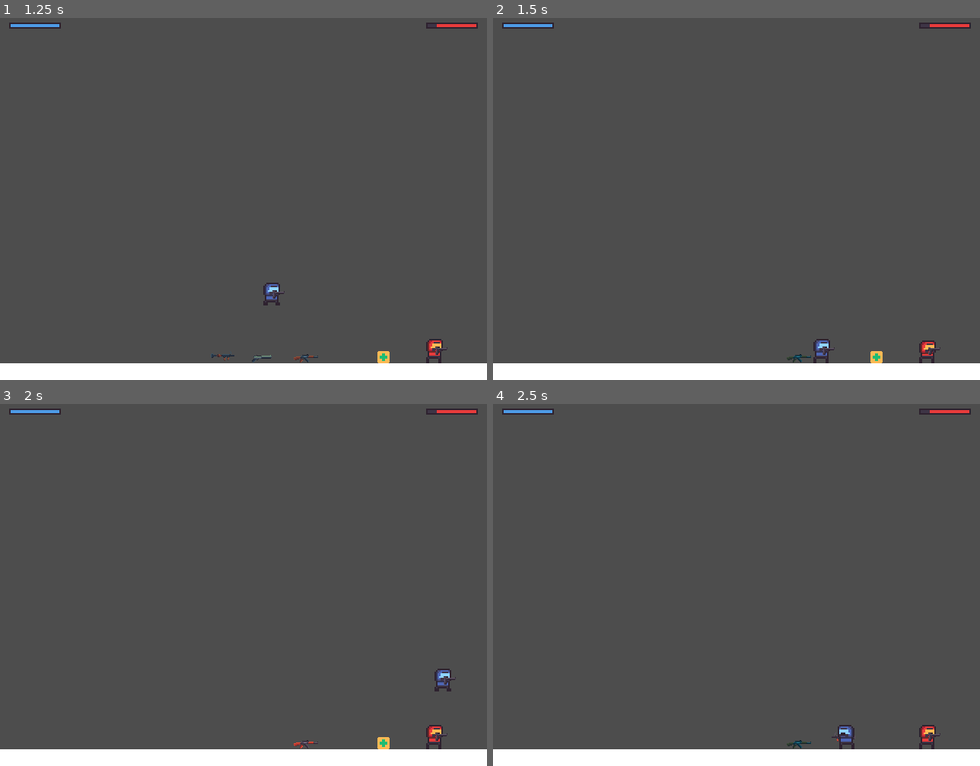
Above: before the commit, frames 1-4 (two rows, left to right).
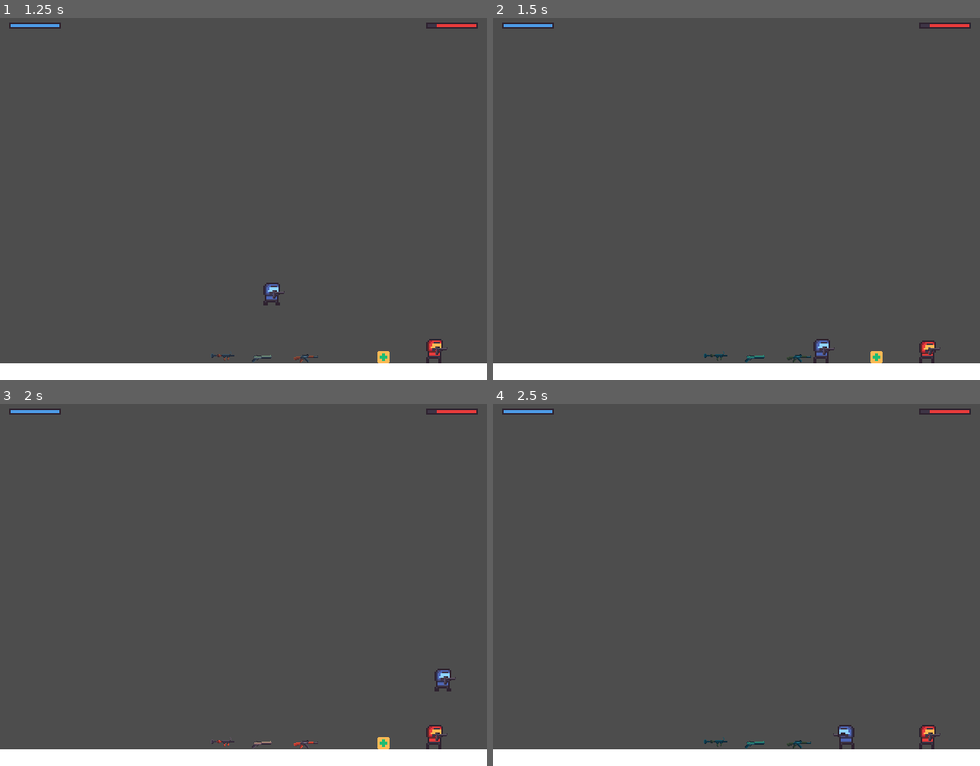
Above: after the commit, the same moments.

Repository: dm1nh/gunbattle
Game: Godot game, scene res://scenes/main.tscn
The game is run twice, just before and just after one commit, with the same random seed, the same clock (stepped at 60 frames per second) and the same inputs.
Inputs:
- Up to frame 1 (1.25 s): hold D (b_right) from 0.53 s (still down); tap F (b_fire) at 0.6 s; tap W (b_jump) at 0.77 s
- Up to frame 2 (1.5 s): keep holding D (b_right); tap S (b_get_box) at 1.35 s
- Up to frame 3 (2 s): keep holding D (b_right); tap W (b_jump) at 1.52 s
- Up to frame 4 (2.5 s): release D (b_right) at 2.03 s; hold A (b_left) from 2.03 s (still down); tap H (b_swap_weapon) at 2.1 s

Frame 1 is identical in both runs. In frame 2, less than 0.1% of the frame differs, in the area x 43-56%, y 92-96%; in frame 3, less than 0.1%; in frame 4, less than 0.1%, in the area x 43-75%, y 90-96%.

Commit message:
fix: only allow get weapon if body is a player

Diff:
--- a/scenes/boxes/weapons/weapon_box.gd
+++ b/scenes/boxes/weapons/weapon_box.gd
@@ -4,13 +4,15 @@
 var weapon: Type.Weapon
 var primary: bool = true
 var body_inside: bool = false
+var body_node: Node2D
 signal wait_get_box(box: Area2D, weapon: Type.Weapon, primary: bool)
 
 func _process(_delta):
-	if body_inside:
+	if body_inside and body_node is Player:
 		wait_get_box.emit(self, weapon, primary)
 
-func _on_body_entered(_body:Node2D):
+func _on_body_entered(body:Node2D):
+	body_node = body
 	body_inside = true
 
 func _on_body_exited(_body:Node2D):
--- a/scenes/boxes/weapons/weapon_box.tscn
+++ b/scenes/boxes/weapons/weapon_box.tscn
@@ -25,7 +25,6 @@
 
 [node name="WeaponBox" type="Area2D" groups=["weapon_boxes"]]
 collision_layer = 4
-collision_mask = 9
 script = ExtResource("1_tx36w")
 
 [node name="Sprite2D" type="Sprite2D" parent="."]
